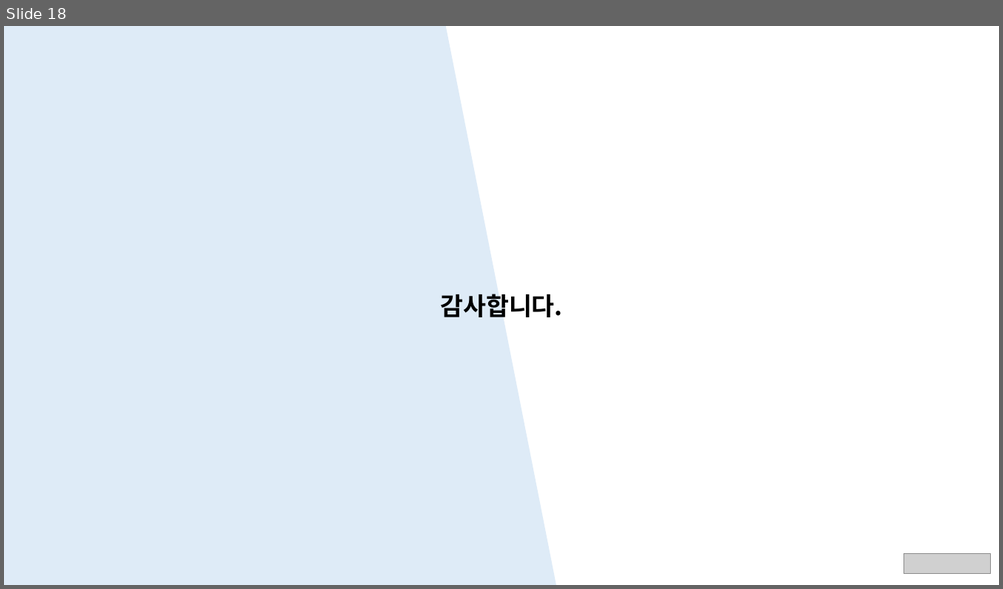
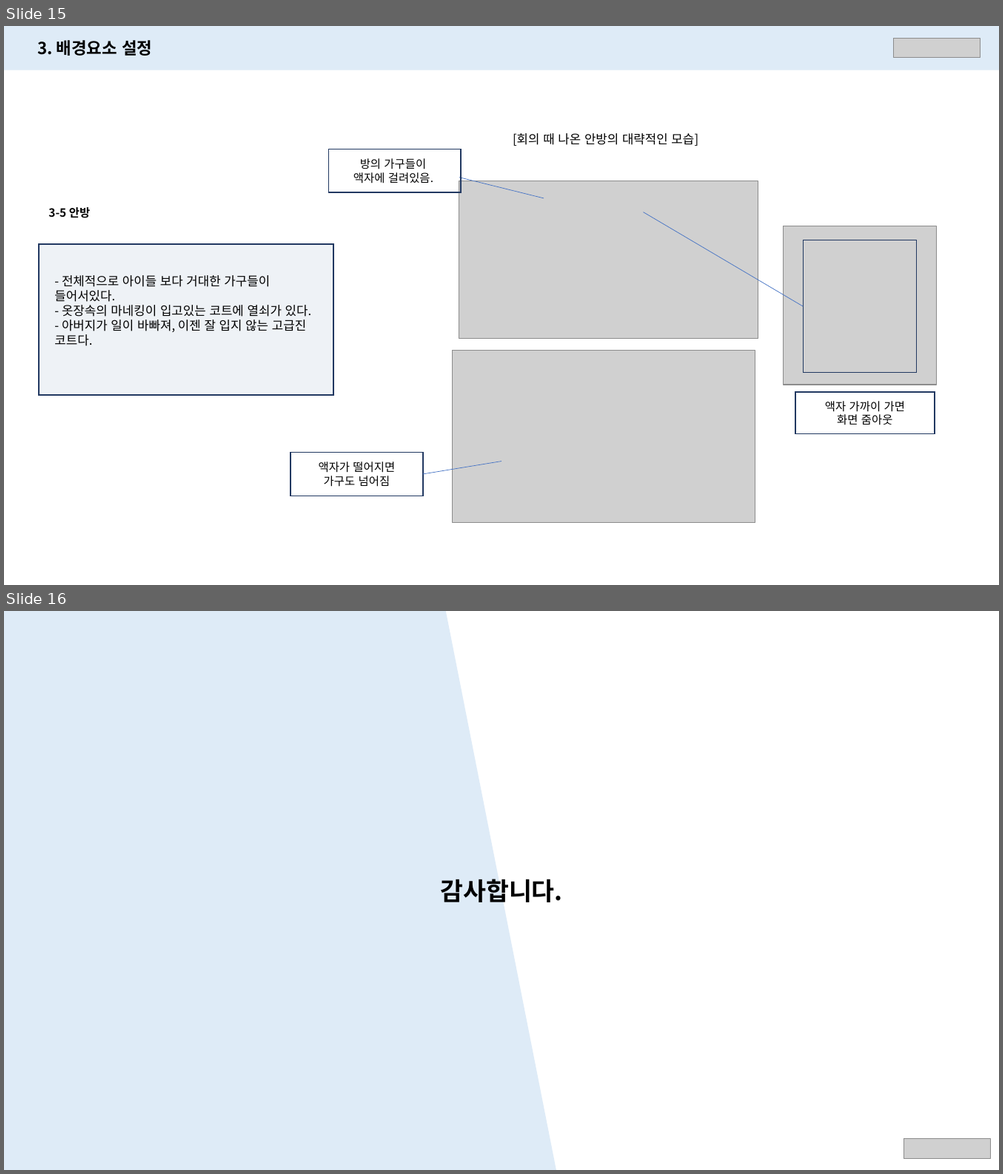
Before and after one commit to PerfectEgg/-Receivers, a slide deck: 캐릭터 설정_v1.02.pptx. Shown one above the other, each under a label of ours: slide 18 before the commit, slides 15 and 16 after it. The pictures are 1003x589 and 1003x1174 pixels, drawn with LibreOffice and Linux fonts; fonts in the diff are those of the drawing; grey boxes stand for pictures. Boxes give left, top, right and bottom in pixels: in the first picture for what was removed or moved away, otherwise in the second. Text is boxed around its words. In the diff, an @@ line names an element or a change of style, - is before the commit and + after.

```diff
--- a/캐릭터 설정_v1.02.pptx
+++ b/캐릭터 설정_v1.02.pptx
@@ slide 15 added at (4,26,999,585), background #FFFFFF @@
@@ rectangle added at (4,26,999,70), fill #DEEBF7 @@
@@ text added at (37,40,152,56), 16 pt, text #000000, bold @@
+3. 배경요소 설정
@@ picture added at (893,39,980,58) @@
@@ text added at (512,133,698,146), 12 pt, text #000000 @@
+[회의 때 나온 안방의 대략적인 모습]
@@ rectangle added at (329,149,461,192), outline #223961 1 pt, 11 pt, text #000000 @@
+방의 가구들이
+액자에 걸려있음.
@@ line added from (459, 178) to (543, 198), #4472C4 0.5 pt @@
@@ picture added at (459,181,757,339) @@
@@ text added at (48,207,90,218), 11 pt, text #000000, bold @@
+3-5 안방
@@ line added from (643, 212) to (803, 306), #4472C4 0.5 pt @@
@@ rectangle added at (39,244,334,395), fill #EEF2F6, outline #223961 1 pt @@
@@ picture added at (783,227,936,385) @@
@@ rectangle added at (803,240,916,372), outline #223961 1 pt @@
@@ text added at (54,275,312,346), 12 pt, text #000000 @@
+- 전체적으로 아이들 보다 거대한 가구들이 들어서있다.
+- 옷장속의 마네킹이 입고있는 코트에 열쇠가 있다.
+- 아버지가 일이 바빠져, 이젠 잘 입지 않는 고급진 코트다.
@@ picture added at (452,351,755,523) @@
@@ rectangle added at (795,392,934,434), outline #223961 1 pt, 11 pt, text #000000 @@
+액자 가까이 가면
+화면 줌아웃
@@ rectangle added at (290,453,424,496), outline #223961 1 pt, 11 pt, text #000000 @@
+액자가 떨어지면
+가구도 넘어짐
@@ line added from (502, 462) to (423, 474), #4472C4 0.5 pt @@
@@ what was slide 18 is now slide 16 @@
```
Also in this commit, not shown: 7 slides changed, 3 slides removed, 1 other file.
